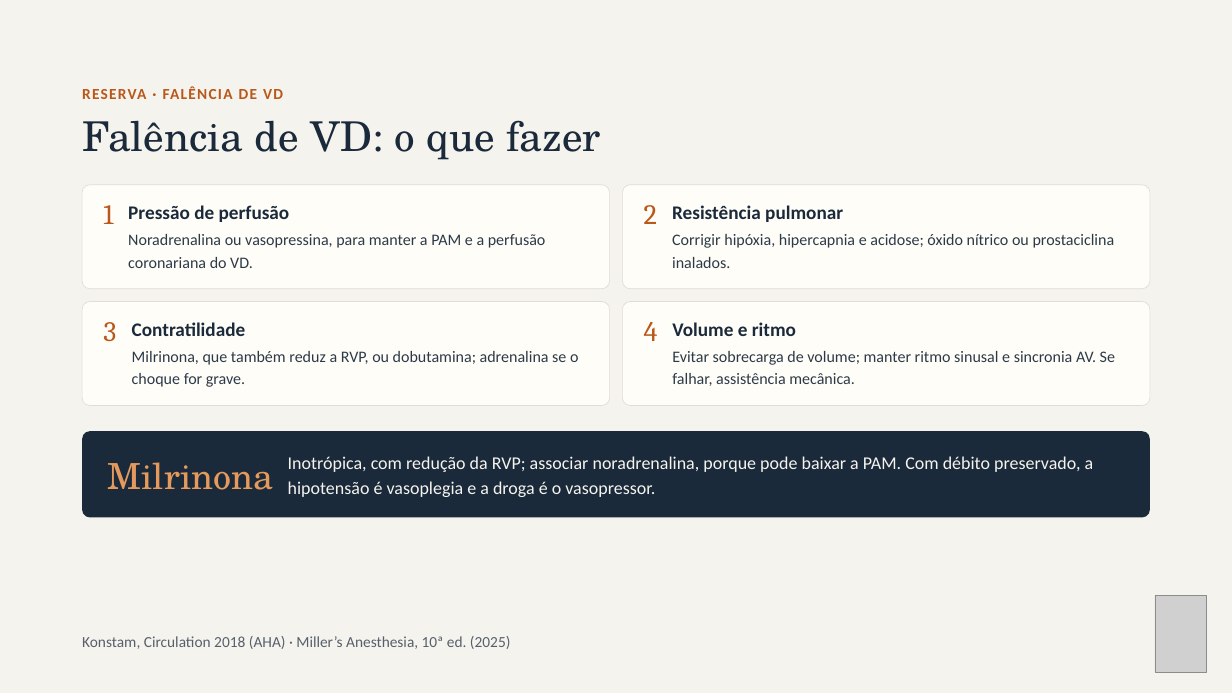
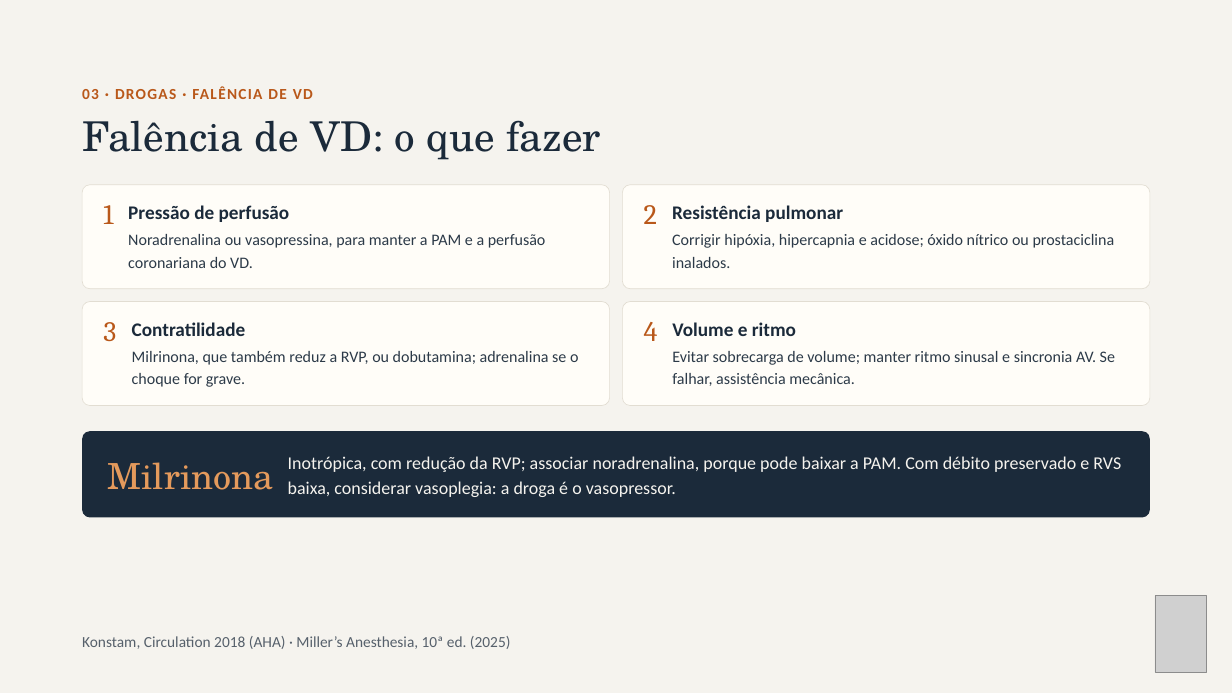
Before and after one commit to brunomoraesdubois-bit/Bruno, a slide deck: slide 13 of apresentacao/Aminas_Vasoativas.pptx (slide 31 before the commit). Drawn at 1232x693 pixels with LibreOffice and Linux fonts; fonts in the diff are those of the drawing; grey boxes stand for pictures. Boxes give left, top, right and bottom in pixels: in the first picture for what was removed or moved away, otherwise in the second. Text is boxed around its words. In the diff, an @@ line names an element or a change of style, - is before the commit and + after.

```diff
--- a/apresentacao/Aminas_Vasoativas.pptx
+++ b/apresentacao/Aminas_Vasoativas.pptx
@@ text at (82, 86, 313, 99): text changed @@
-RESERVA · FALÊNCIA DE VD
+03 · DROGAS · FALÊNCIA DE VD
@@ text at (288, 456, 1121, 497): text changed @@
-Inotrópica, com redução da RVP; associar noradrenalina, porque pode baixar a PAM. Com débito preservado, a hipotensão é vasoplegia e a droga é o vasopressor.
+Inotrópica, com redução da RVP; associar noradrenalina, porque pode baixar a PAM. Com débito preservado e RVS baixa, considerar vasoplegia: a droga é o vasopressor.
```
Also in this commit, not shown: 4 other slides changed, 43 other files.
